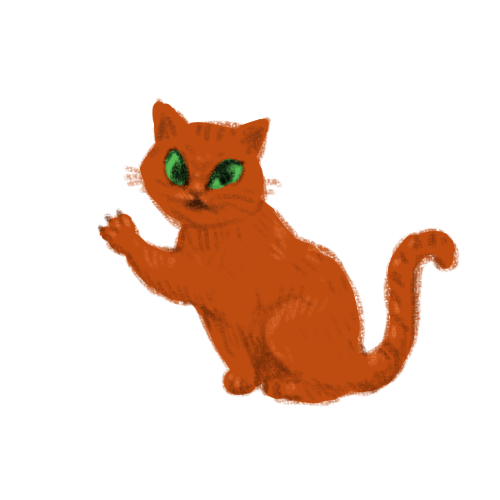
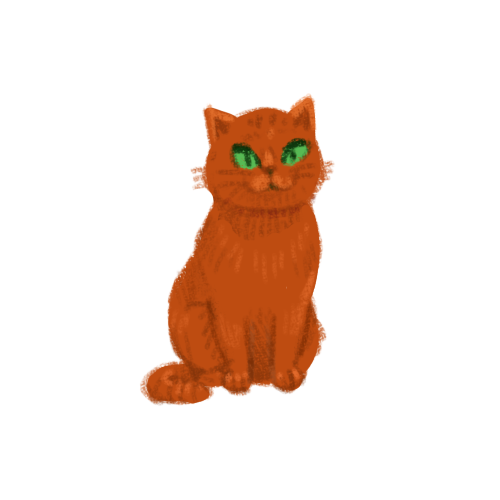
Two versions of the same layered image (500px x 500px). Layer-by-layer changes:
painted on "Paint Layer 1" over [97, 93, 400, 407]
